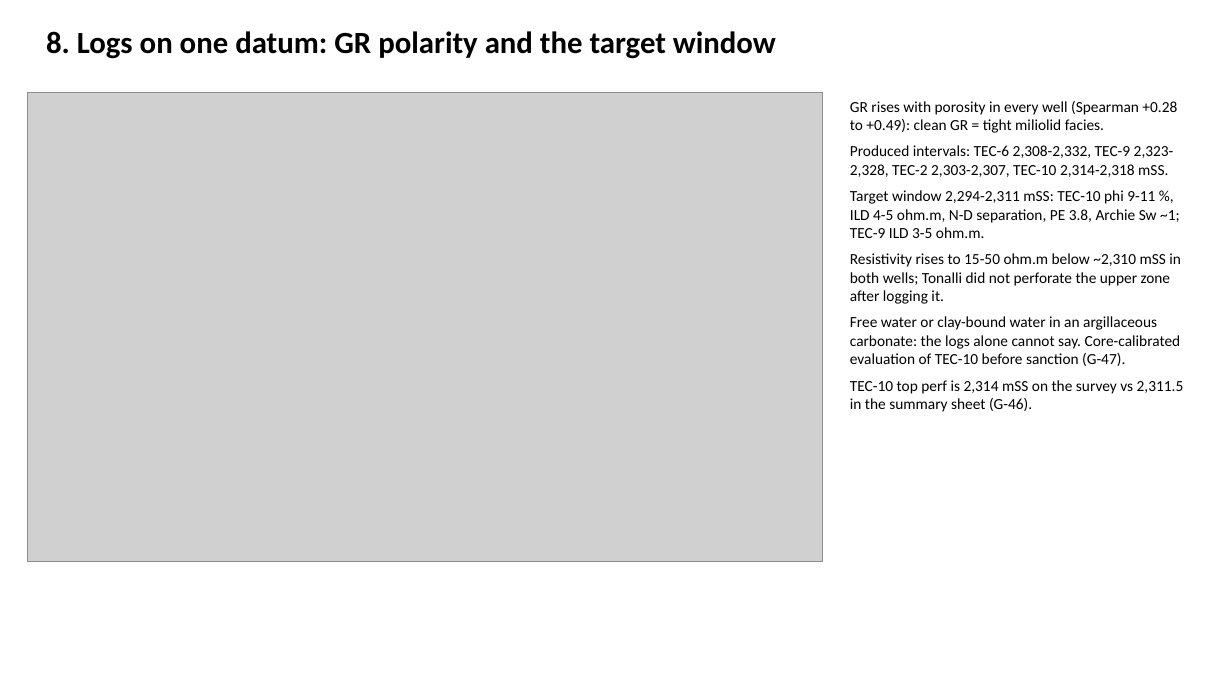
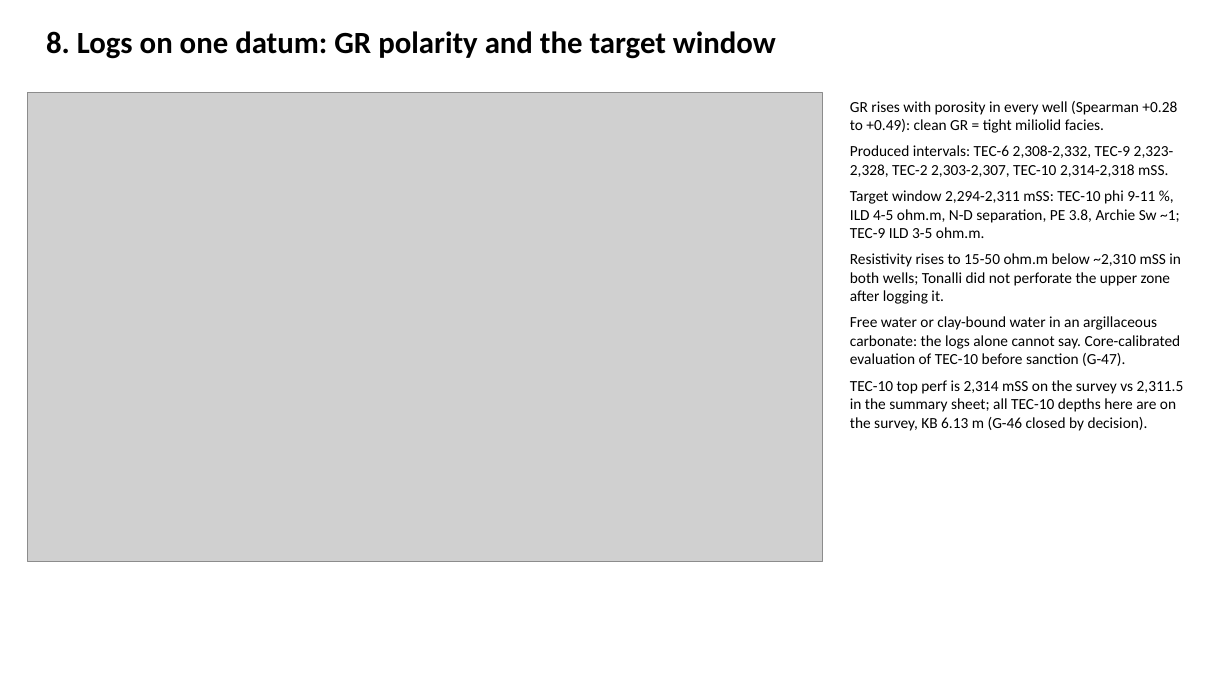
Before and after one commit to gunner1976/git_practice, a slide deck: slide 9 of docs/Tecolutla_TEC12_Handover.pptx. Drawn at 1232x693 pixels with LibreOffice and Linux fonts; fonts in the diff are those of the drawing; grey boxes stand for pictures. Boxes give left, top, right and bottom in pixels: in the first picture for what was removed or moved away, otherwise in the second. Text is boxed around its words. In the diff, an @@ line names an element or a change of style, - is before the commit and + after.

```diff
--- a/docs/Tecolutla_TEC12_Handover.pptx
+++ b/docs/Tecolutla_TEC12_Handover.pptx
@@ text at (x1=850, y1=380, x2=1184, y2=431): text changed @@
-TEC-10 top perf is 2,314 mSS on the survey vs 2,311.5 in the summary sheet (G-46).
+TEC-10 top perf is 2,314 mSS on the survey vs 2,311.5 in the summary sheet; all TEC-10 depths here are on the survey, KB 6.13 m (G-46 closed by decision).
```
Also in this commit, not shown: 1 other slide changed, 11 other files.
